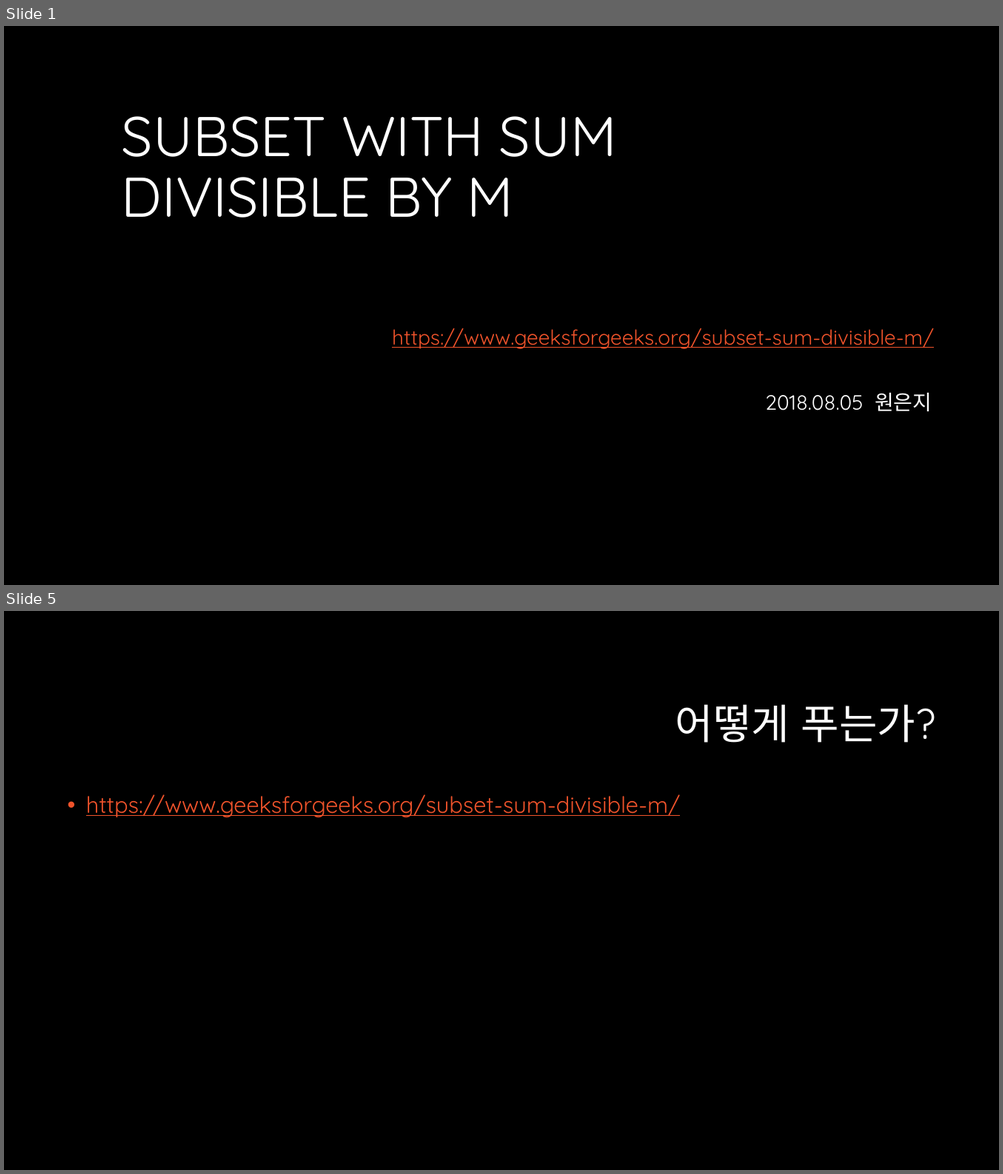
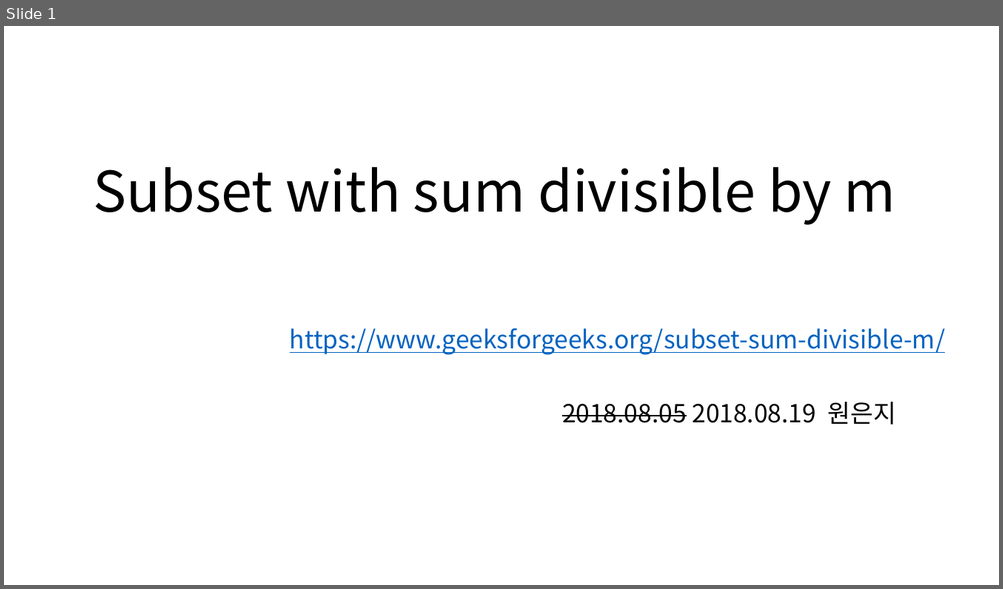
Before and after one commit to eunjiWon/algorithm_study, a slide deck: Subsum.pptx. Shown one above the other, each under a label of ours: slides 1 and 5 before the commit, slide 1 after it; the slides between them are not shown. The pictures are 1003x1174 and 1003x589 pixels, drawn with LibreOffice and Linux fonts; fonts in the diff are those of the drawing; background and template pictures are left out. Boxes give left, top, right and bottom in pixels: in the first picture for what was removed or moved away, otherwise in the second. Text is boxed around its words. In the diff, an @@ line names an element or a change of style, - is before the commit and + after.

```diff
--- a/Subsum.pptx
+++ b/Subsum.pptx
@@ slide 5 removed at <box>4,611,999,1170</box>, background #000000 @@
@@ title removed at <box>675,704,936,743</box> @@
-어떻게 푸는가?
@@ text removed at <box>86,795,680,817</box> @@
-• https://www.geeksforgeeks.org/subset-sum-divisible-m/
@@ slide 1 changed as well @@
@@ background #000000 to #FFFFFF @@
@@ title at <box>94,167,896,225</box>: text changed; font Quicksand to Noto Sans CJK KR; text colour #FFFFFF to #000000 @@
-SUBSET WITH SUM DIVISIBLE BY M
+Subset with sum divisible by m
@@ subtitle "https://www.geeksforgeeks.org/subset-sum-divisible-m/": place and size @@
-subtitle "https://www.geeksforgeeks.org/subset-sum-divisible-m/" at <box>392,328,933,412</box>
+subtitle "https://www.geeksforgeeks.org/subset-sum-divisible-m/" at <box>290,329,945,425</box>
@@ subtitle at <box>290,329,945,355</box>: size 20 to 24 pt, font Quicksand to Noto Sans CJK KR, text colour #F0532B to #0563C1 in "https://www.geeksforgeeks.org/subset-sum-divisible-m/"; alignment left to centre @@
@@ subtitle at <box>562,402,896,425</box>: text changed; size 20 to 24 pt; font Quicksand to Noto Sans CJK KR; text colour #FFFFFF to #000000 @@
-2018.08.05 원은지
+2018.08.05 2018.08.19 원은지
```
Also in this commit, not shown: 1 other slide changed, 5 slides added, 2 other slides removed, 10 other files.
